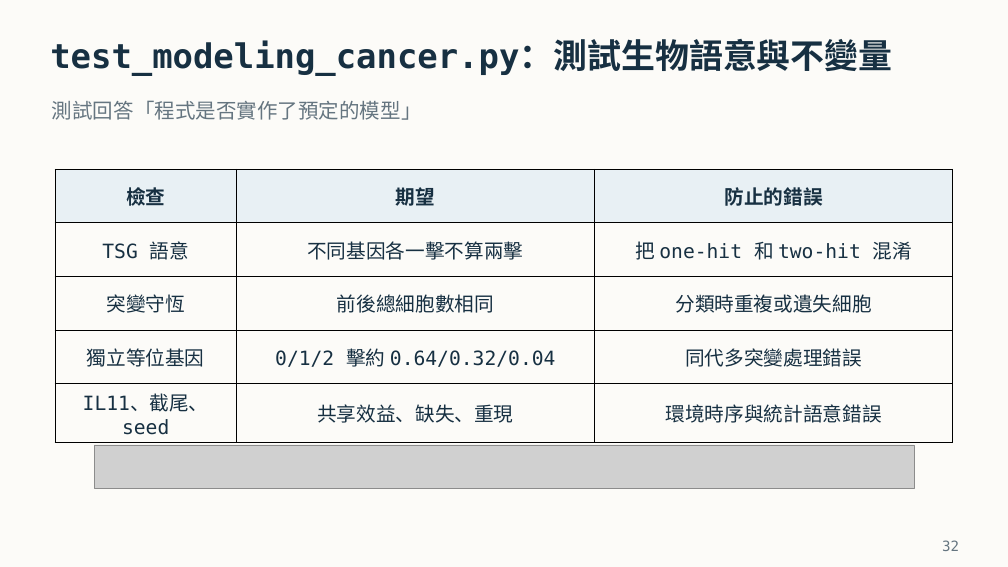
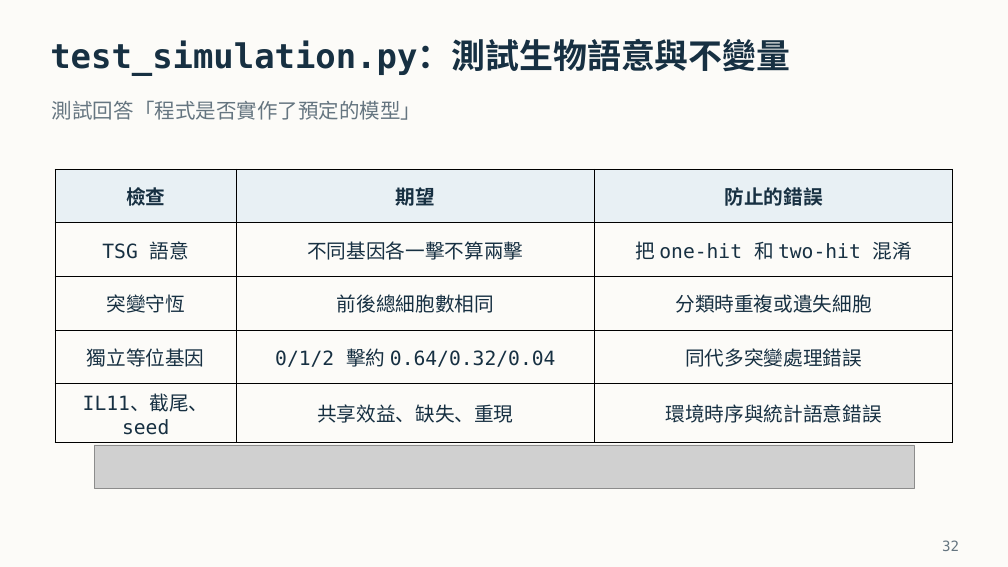
Before and after one commit to astcgt/bme6120-tumor-modeling, a slide deck: slide 32 of outputs/presentations/tumor_markov_code_results_zh_tw_v10.pptx. Drawn at 1008x567 pixels with LibreOffice and Linux fonts; fonts in the diff are those of the drawing; grey boxes stand for pictures. Boxes give left, top, right and bottom in pixels: in the first picture for what was removed or moved away, otherwise in the second. Text is boxed around its words. In the diff, an @@ line names an element or a change of style, - is before the commit and + after.

Commit message:
Split code into model, experiments, analysis, plotting and a thin main
- simulation.py holds only the model (Config, phenotypes, growth
  probabilities, mutation, simulate, therapy_outcome) for explaining the code.
- experiments.py runs the model under each condition, summarizes trials and
  reads/writes data; analysis.py holds formulas derived from the model rules.
- Plotting is grouped by topic in plot_results/model/phase/genotype/therapy.py
  with shared setup in plot_style.py; each style first restores Matplotlib's
  initial settings so one process reproduces the separate-script figures.
- main.py calls one short function per step (--only, --analyses).
- Functions that computed and plotted were split; every regenerated CSV,
  JSON and PNG is byte-identical to the previous outputs.
- Tests move to test_simulation.py and check ensemble statistics directly;
  the deck reads excerpts from simulation.py / experiments.py.

```diff
--- a/outputs/presentations/tumor_markov_code_results_zh_tw_v10.pptx
+++ b/outputs/presentations/tumor_markov_code_results_zh_tw_v10.pptx
@@ text at (x1=50, y1=40, x2=790, y2=75): text changed @@
-test_modeling_cancer.py：測試生物語意與不變量
+test_simulation.py：測試生物語意與不變量
```
Also in this commit, not shown: 1 other slide changed, 1 slide added, 1 slide removed, 21 other files.
